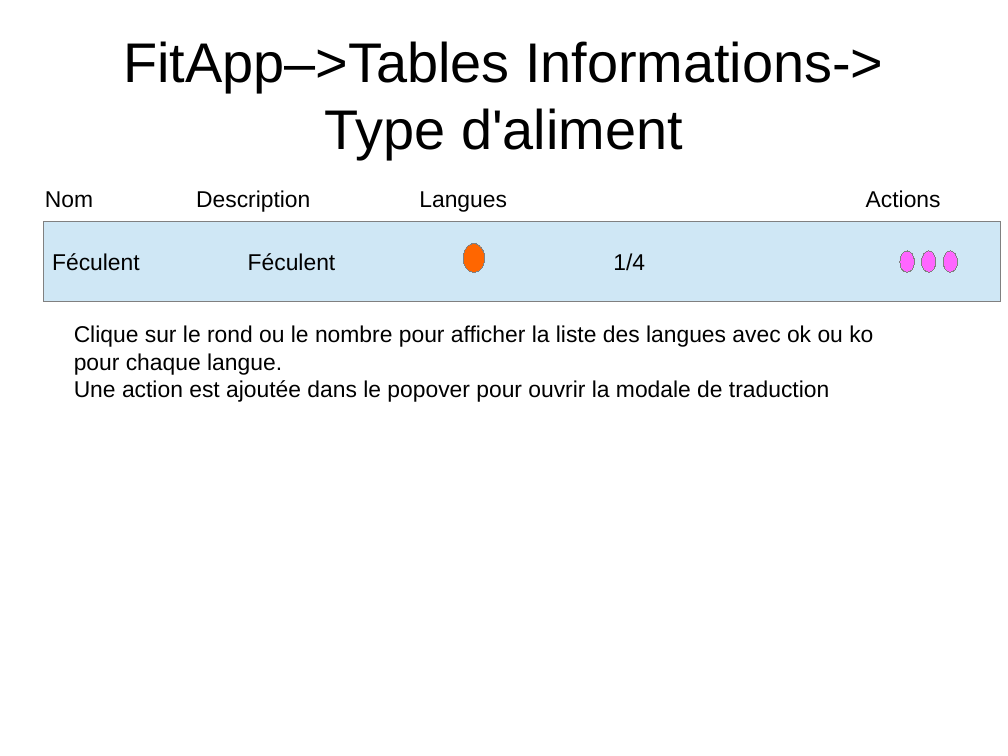
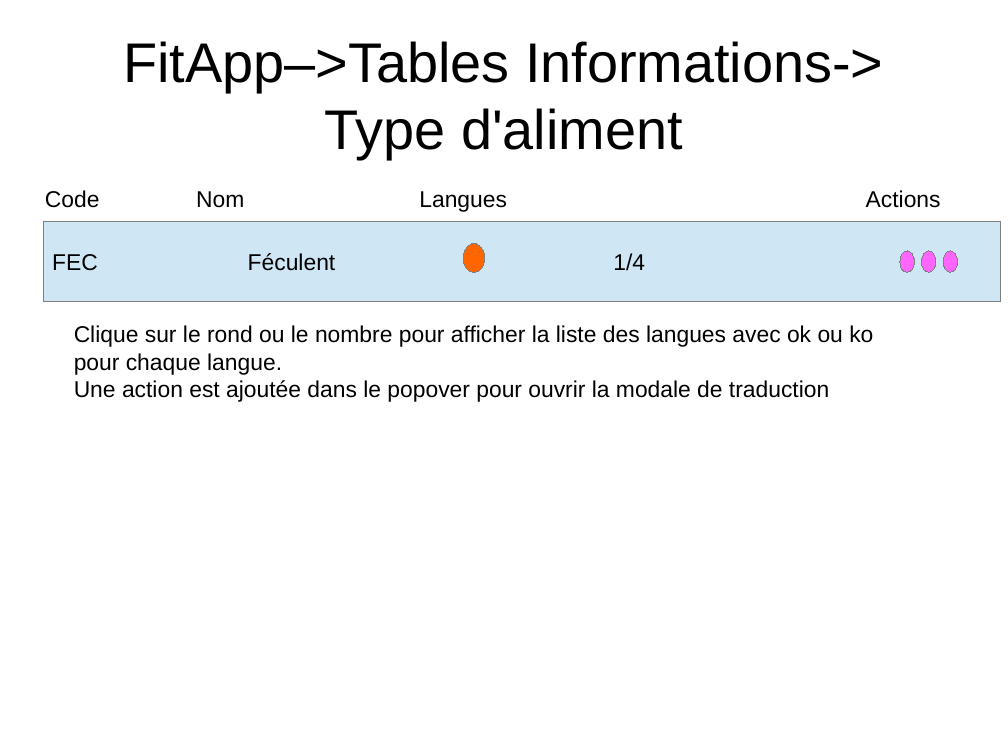
Before and after one commit to NicolasGavard/WebVysionSportV2, a slide deck: slide 7 of Documentations/FitApp - Table Informations v1.02.odp (slide 3 before the commit). Drawn at 1008x756 pixels with LibreOffice and Linux fonts; fonts in the diff are those of the drawing. Boxes give left, top, right and bottom in pixels: in the first picture for what was removed or moved away, otherwise in the second. Text is boxed around its words. In the diff, an @@ line names an element or a change of style, - is before the commit and + after.

Commit message:
Doc Table Codes

```diff
--- a/Documentations/FitApp - Table Informations v1.02.odp
+++ b/Documentations/FitApp - Table Informations v1.02.odp
@@ text added at (45, 190, 100, 208), 18 pt, text #000000 @@
+Code
@@ text "Nom": place and size @@
-text "Nom" at (45, 191, 93, 208)
+text "Nom" at (196, 191, 244, 208)
@@ text removed at (196, 190, 310, 212) @@
-Description
@@ text in rectangle at (52, 253, 645, 271): text changed @@
-Féculent Féculent 1/4
+FEC Féculent 1/4
```
Also in this commit, not shown: 6 other slides changed, 3 slides added.
